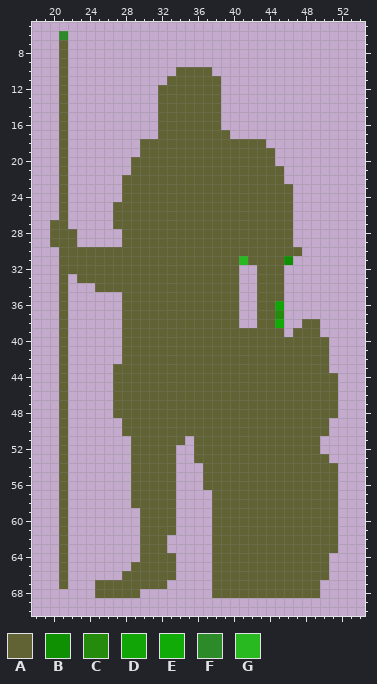
Sprite sheet, stored at ChalmeRisk/resources/yellowInfantry.gif. Above, as it was before the edit.
The file is 75x75 pixels. Shown: x 18..54, y 5..70.
Palette (. is transparent): A #626334  B #0f9003  C #248b0d  D #12a506  E #11ab07  F #2c8b28  G #27b91f
And afterwards:
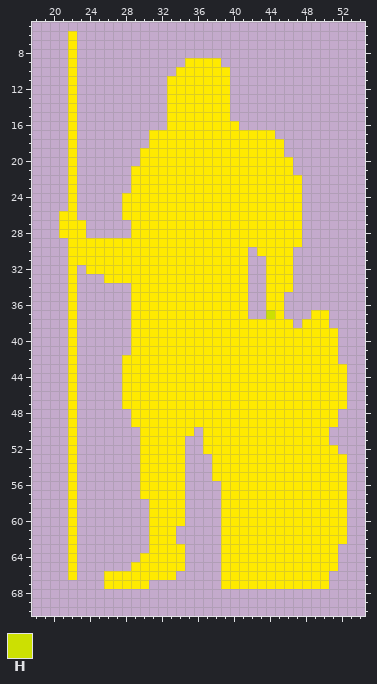
Colours new in this view: H #cce002
Changes in this commit:
Colour A changes from #626334 to #ffea00.
Colour A is added in rows 6 to 8 at x 22; in row 9 at x 22 and 35 to 38; in row 10 at x 22 and 38 to 39; in rows 11 to 15 at x 22 and 39; in row 16 at x 22 and 39 to 40; in row 17 at x 22, 31 and 40 to 44.
Colour A is added in row 18 at x 22 and 44 to 45; in row 19 at x 22 and 45; in row 20 at x 22 and 45 to 46; in row 21 at x 22 and 46; in row 22 at x 22 and 46 to 47; in rows 23 to 26 at x 22 and 47.
Colour A is added in row 27 at x 22 to 23 and 47; in row 28 at x 23 and 47; in row 29 at x 23 to 27 and 47; in row 32 at x 41 and 46; in rows 33 to 34 at x 22, 41 and 46; in rows 35 to 36 at x 22 and 41.
Colour A is added in row 37 at x 22, 41 and 49 to 50; in row 38 at x 22, 41 to 42, 46 and 50; in row 39 at x 22, 46 and 50 to 51; in rows 40 to 42 at x 22 and 51; in row 43 at x 22 and 51 to 52; in rows 44 to 47 at x 22 and 52.
Colour A is added in row 48 at x 22; in row 49 at x 22 and 51; in row 50 at x 22; in row 51 at x 22 and 50; in row 52 at x 22, 34 and 50 to 51; in row 53 at x 22, 34 and 51 to 52.
Colour A is added in rows 54 to 60 at x 22, 34 and 52; in row 61 at x 22 and 52; in row 62 at x 22, 33 and 52; in row 63 at x 22 and 33 to 34; in rows 64 to 65 at x 22, 34 and 51; in row 66 at x 22 and 26 to 27.
Colour A is added in row 67 at x 50.
Colour A replaces colour B in row 31 at x 46.
Colour A replaces colour C in row 37 at x 45.
Colour A replaces colour D in row 36 at x 45.
Colour A replaces colour E in row 38 at x 45.
Colour A replaces colour G in row 31 at x 41.
Colour H replaces colour A in row 37 at x 44.
Colour A is removed in rows 7 to 11 at x 21; in rows 12 to 16 at x 21 and 32; in row 17 at x 21; in row 18 at x 21 and 30; in row 19 at x 21; in row 20 at x 21 and 29.
Colour A is removed in row 21 at x 21; in rows 22 to 23 at x 21 and 28; in row 24 at x 21; in row 25 at x 21 and 27; in row 26 at x 27; in row 27 at x 20 and 27 to 28.
Colour A is removed in row 28 at x 20 and 28; in row 29 at x 20 to 21; in row 30 at x 21, 42 and 47; in row 31 at x 21 and 42 to 43; in row 32 at x 21, 23 and 43; in row 33 at x 21, 23 to 25 and 43.
Colour A is removed in row 34 at x 21, 25 to 28 and 43; in rows 35 to 37 at x 21, 28 and 43; in rows 38 to 41 at x 21 and 28; in row 42 at x 21; in rows 43 to 47 at x 21 and 27; in row 48 at x 21 and 27 to 28.
Colour A is removed in row 49 at x 21 and 28; in row 50 at x 21, 28 to 29 and 36; in rows 51 to 52 at x 21, 29 and 36; in row 53 at x 21, 29 and 36 to 37; in rows 54 to 55 at x 21, 29 and 37; in row 56 at x 21, 29 and 37 to 38.
Colour A is removed in row 57 at x 21, 29 and 38; in row 58 at x 21, 29 to 30 and 38; in rows 59 to 63 at x 21, 30 and 38; in rows 64 to 66 at x 21 and 38; in row 67 at x 21, 25, 31 to 32 and 38; in row 68 at x 25 to 29 and 38 to 49.
Colour F is removed in row 6 at x 21.
